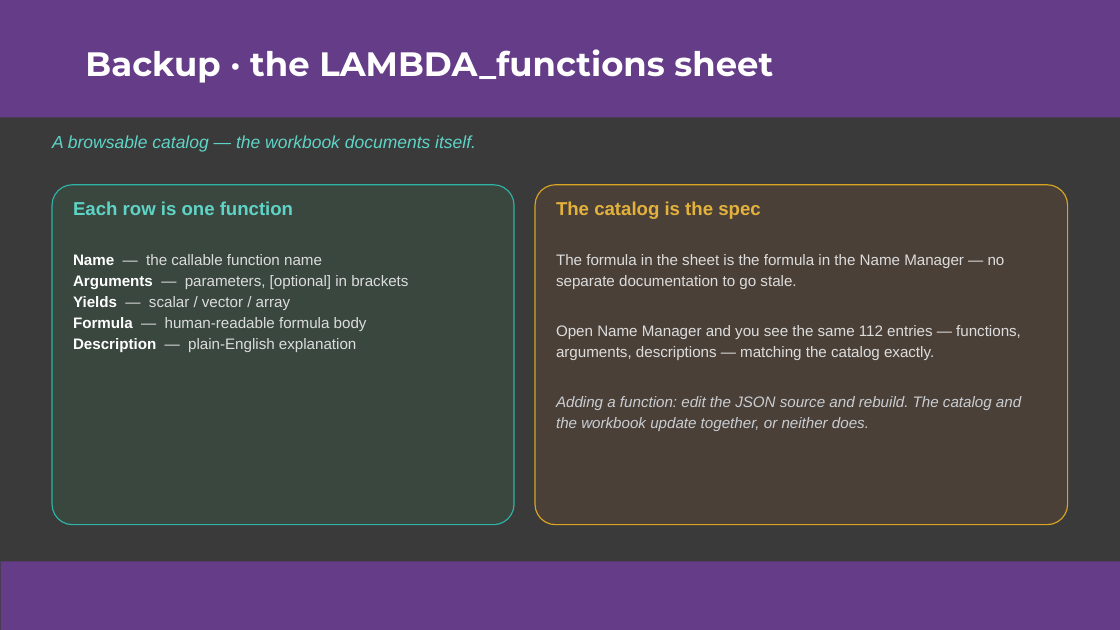
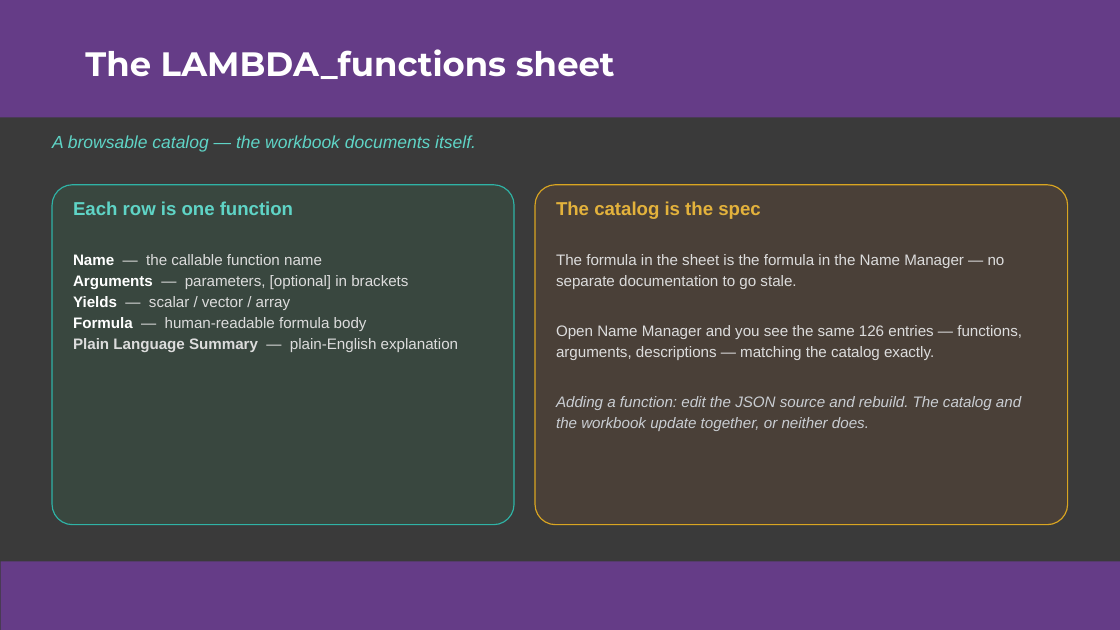
Before and after one commit to colodnerdata/Statistical_Analysis_Lambda_Catalog, a slide deck: slide 39 of Presentations/Excel is Turing Complete CECOP Colodner.pptx (slide 42 before the commit). Drawn at 1120x630 pixels with LibreOffice and Linux fonts; fonts in the diff are those of the drawing. Boxes give left, top, right and bottom in pixels: in the first picture for what was removed or moved away, otherwise in the second. Text is boxed around its words. In the diff, an @@ line names an element or a change of style, - is before the commit and + after.

```diff
--- a/Presentations/Excel is Turing Complete CECOP Colodner.pptx
+++ b/Presentations/Excel is Turing Complete CECOP Colodner.pptx
@@ title at [85,49,615,79]: text changed @@
-Backup · the LAMBDA_functions sheet
+The LAMBDA_functions sheet
@@ text at [556,325,1022,360]: text changed @@
-Open Name Manager and you see the same 112 entries — functions, arguments, descriptions — matching the catalog exactly.
+Open Name Manager and you see the same 126 entries — functions, arguments, descriptions — matching the catalog exactly.
@@ text at [73,338,458,352]: text changed @@
-Description — plain-English explanation
+Plain Language Summary — plain-English explanation
```
Also in this commit, not shown: 23 other slides changed, 5 slides added, 3 other files.
